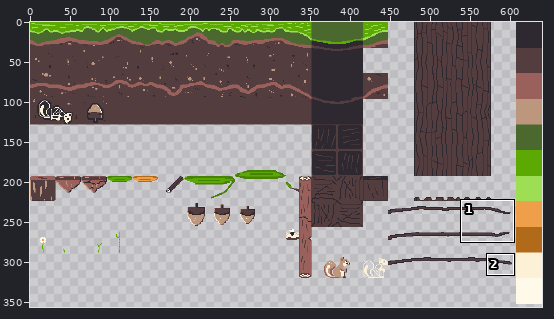
File history of a pixel-art file, Project/assets/world/tileset1.aseprite. Above, an overview of the earlier version with the close-up marked.
Close-up. Before:
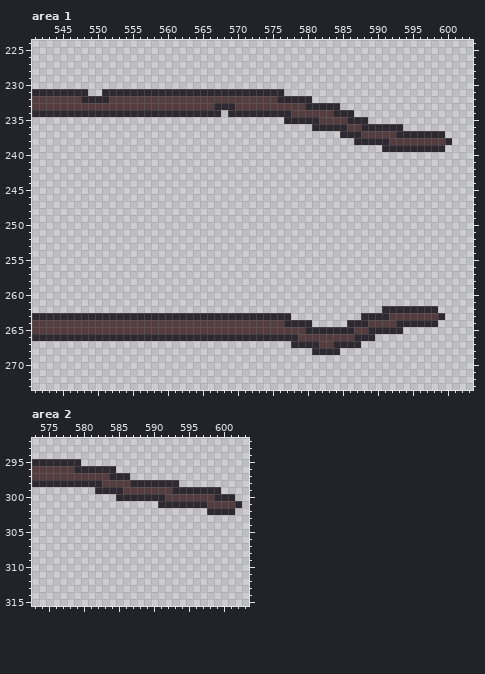
640x360 pixels, 1 frame. Colours within 5 levels of each other are drawn and written as one. Shown: area 1: x 541..603, y 224..273; area 2: x 573..603, y 292..315. The wide view leaves out empty margins.
The same view after the edit:
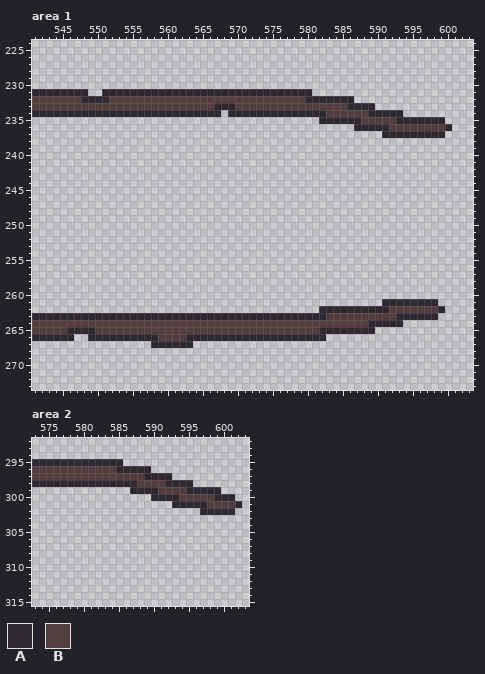
Palette (. is transparent): A #2e2931  B #533d3f
Edits made:
{"where": "area 1, layer \"trees\""}
{"y":231,"x":577,"old":"....","new":"AAAA"}
{"y":232,"x":576,"old":"AAAA","new":"BBBB"}
{"y":232,"x":581,"old":"......","new":"AAAAAA"}
{"y":233,"x":580,"old":"AAAAA.....","new":"BBBBBBAAAA"}
{"y":234,"x":578,"old":"BBBBB","new":"AAAAA"}
{"y":234,"x":584,"old":"AAA.......","new":"BBBBBAAAAA"}
{"y":235,"x":577,"old":"AAAAABBBB","new":".....AAAA"}
{"y":235,"x":588,"old":"A...........","new":"BBBBBAAAAAAA"}
{"y":236,"x":581,"old":"AAAAABB","new":"......A"}
{"y":236,"x":592,"old":"AA.......","new":"BBBBBBBBA"}
{"y":237,"x":585,"old":"AAABBBBB","new":"......AA"}
{"y":238,"x":587,"old":"AAAAABBBBBBBBA","new":".............."}
{"y":239,"x":591,"old":"AAAAAAAAA","new":"........."}
{"y":261,"x":591,"old":"........","new":"AAAAAAAA"}
{"y":262,"x":582,"old":".........","new":"AAAAAAAAA"}
{"y":262,"x":592,"old":"AAAAAAA.","new":"BBBBBBBA"}
{"y":263,"x":578,"old":"..........AAAA","new":"AAAAABBBBBBBBB"}
{"y":263,"x":593,"old":"BBBBBBA","new":"AAAAAA."}
{"y":264,"x":577,"old":"AAAA.....AAABBBB","new":"BBBBBBBBBBBBAAAA"}
{"y":264,"x":594,"old":"AAAAA","new":"....."}
{"y":265,"x":546,"old":"BBBB","new":"AAAA"}
{"y":265,"x":580,"old":"AA","new":"BB"}
{"y":265,"x":587,"old":"BB","new":"AA"}
{"y":265,"x":590,"old":"AAAA","new":"...."}
{"y":266,"x":547,"old":"AA","new":".."}
{"y":266,"x":559,"old":"AAAA","new":"BBBB"}
{"y":266,"x":579,"old":"BBBBBBBBAAA","new":"AAAA......."}
{"y":267,"x":558,"old":"......","new":"AAAAAA"}
{"y":267,"x":578,"old":"AAAABBAAAA","new":".........."}
{"y":268,"x":581,"old":"AAAA","new":"...."}
{"where": "area 2, layer \"trees\""}
{"y":295,"x":580,"old":"......","new":"AAAAAA"}
{"y":296,"x":579,"old":"AAAAAA.....","new":"BBBBBBAAAAA"}
{"y":297,"x":584,"old":"AAA......","new":"BBBBBAAAA"}
{"y":298,"x":583,"old":"BBBB","new":"AAAA"}
{"y":298,"x":588,"old":"AAAA","new":"BBBB"}
{"y":298,"x":594,"old":"..","new":"AA"}
{"y":299,"x":582,"old":"AAAABBBBB","new":".....AAAA"}
{"y":299,"x":593,"old":"AA","new":"BB"}
{"y":300,"x":585,"old":"AAAAA","new":"....."}
{"y":300,"x":592,"old":"BB","new":"AA"}
{"y":301,"x":591,"old":"AA","new":".."}
{"y":302,"x":597,"old":".","new":"A"}
{"label":"changed","picture_box":[277,89,452,152]}
{"label":"changed","picture_box":[284,299,445,355]}
{"label":"changed","picture_box":[67,327,95,341]}
{"label":"changed","picture_box":[151,334,193,348]}
{"label":"changed","picture_box":[74,459,207,515]}
